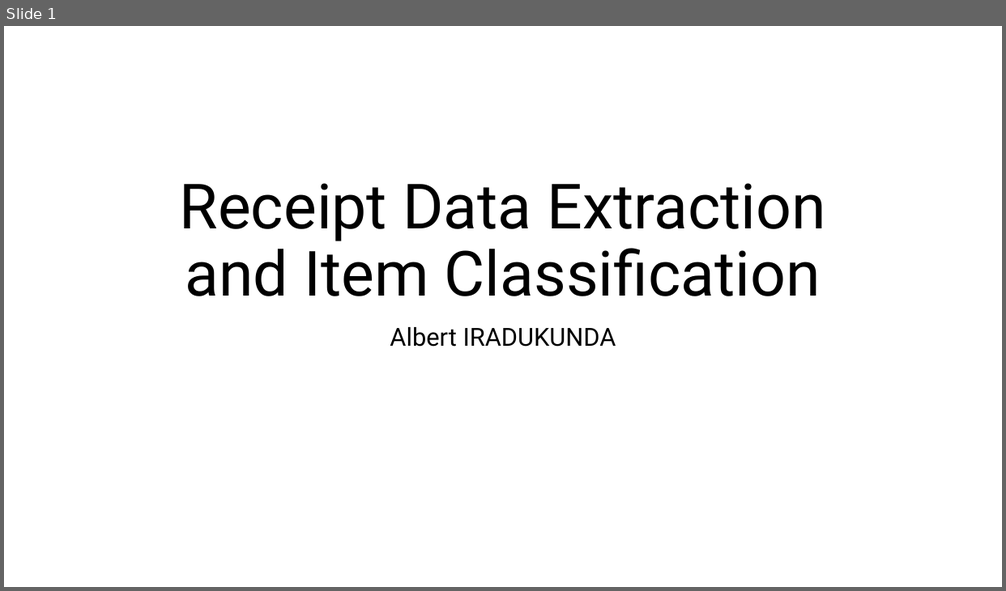
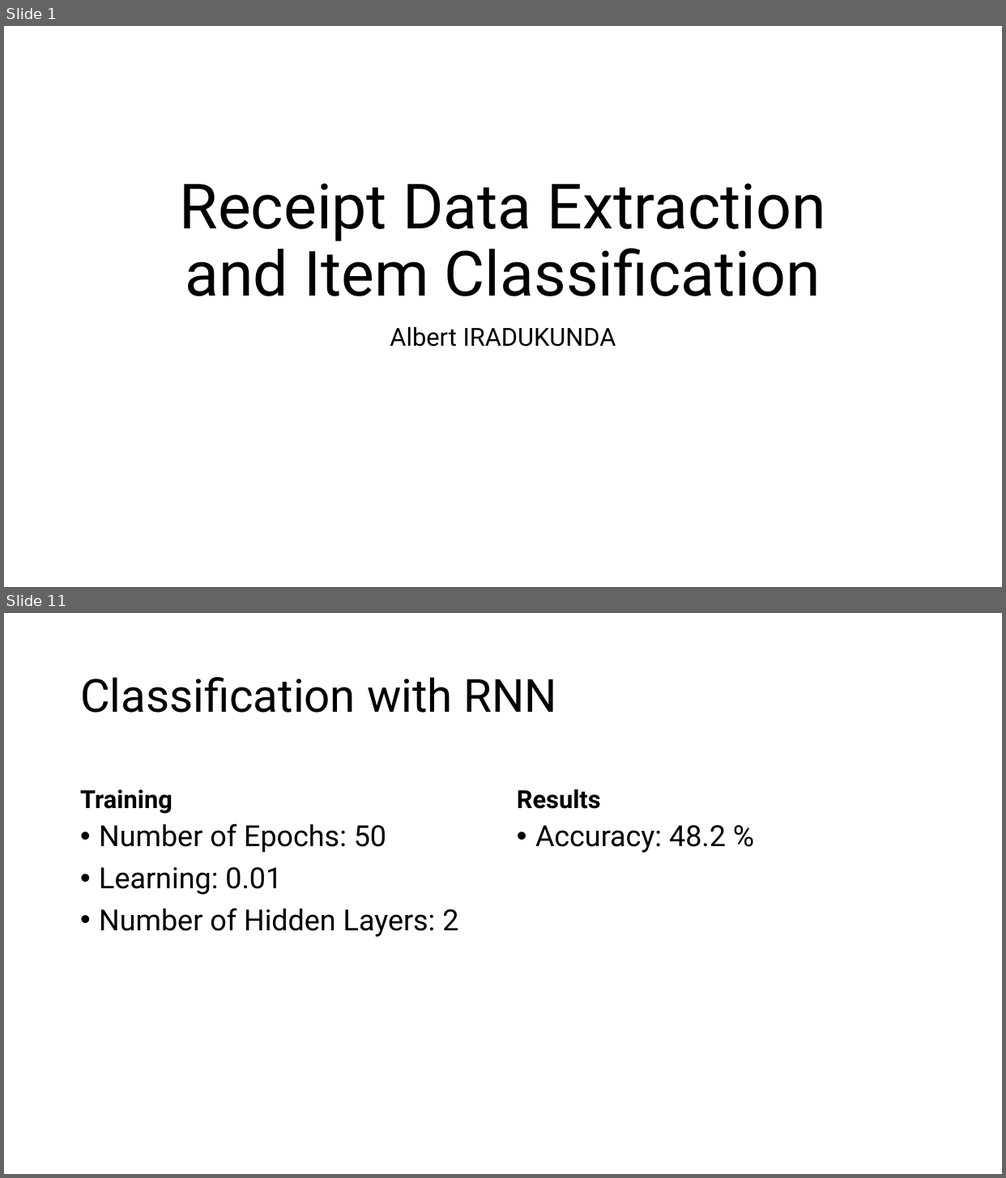
Before and after one commit to iradualbert/dst-receipt-expense, a slide deck: Receipt_Images_Processing.pptx. Shown one above the other, each under a label of ours: slide 1 before the commit, slides 1 and 11 after it; the slides between them are not shown. The pictures are 1006x591 and 1006x1178 pixels, drawn with LibreOffice and Linux fonts; fonts in the diff are those of the drawing. Boxes give left, top, right and bottom in pixels: in the first picture for what was removed or moved away, otherwise in the second. Text is boxed around its words. In the diff, an @@ line names an element or a change of style, - is before the commit and + after.

```diff
--- a/Receipt_Images_Processing.pptx
+++ b/Receipt_Images_Processing.pptx
@@ slide 11 added at (4, 613, 1002, 1174), background #FFFFFF @@
@@ title added at (80, 677, 557, 713), 44 pt, text #000000 @@
+Classification with RNN
@@ text added at (80, 790, 172, 814), 24 pt, text #000000, bold @@
+Training
@@ text added at (517, 790, 601, 809), 24 pt, text #000000, bold @@
+Results
@@ text added at (99, 824, 458, 937), 28 pt, text #000000 @@
+• Number of Epochs: 50
+• Learning: 0.01
+• Number of Hidden Layers: 2
@@ text added at (535, 825, 726, 853), 28 pt, text #000000 @@
+• Accuracy: 48.2 %
```
Also in this commit, not shown: 5 slides changed, 6 other slides added, 3 slides removed, 3 other files.
